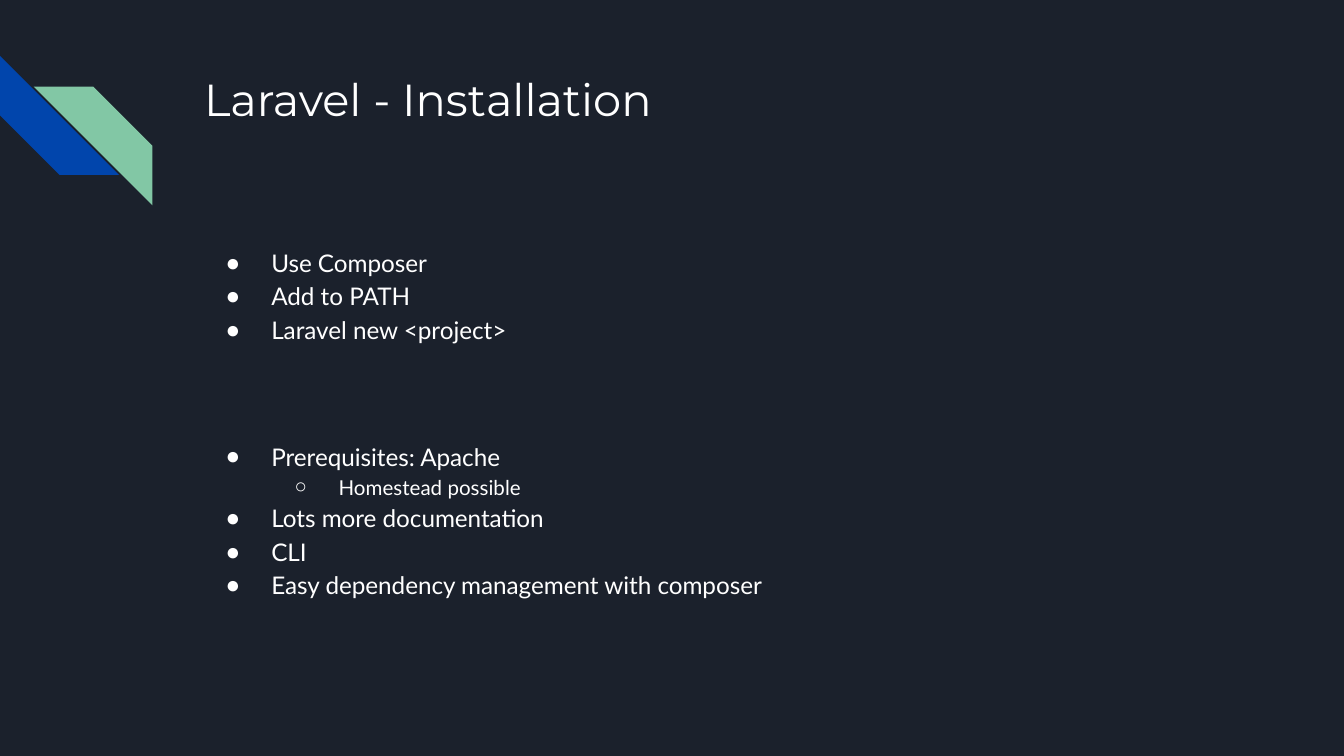
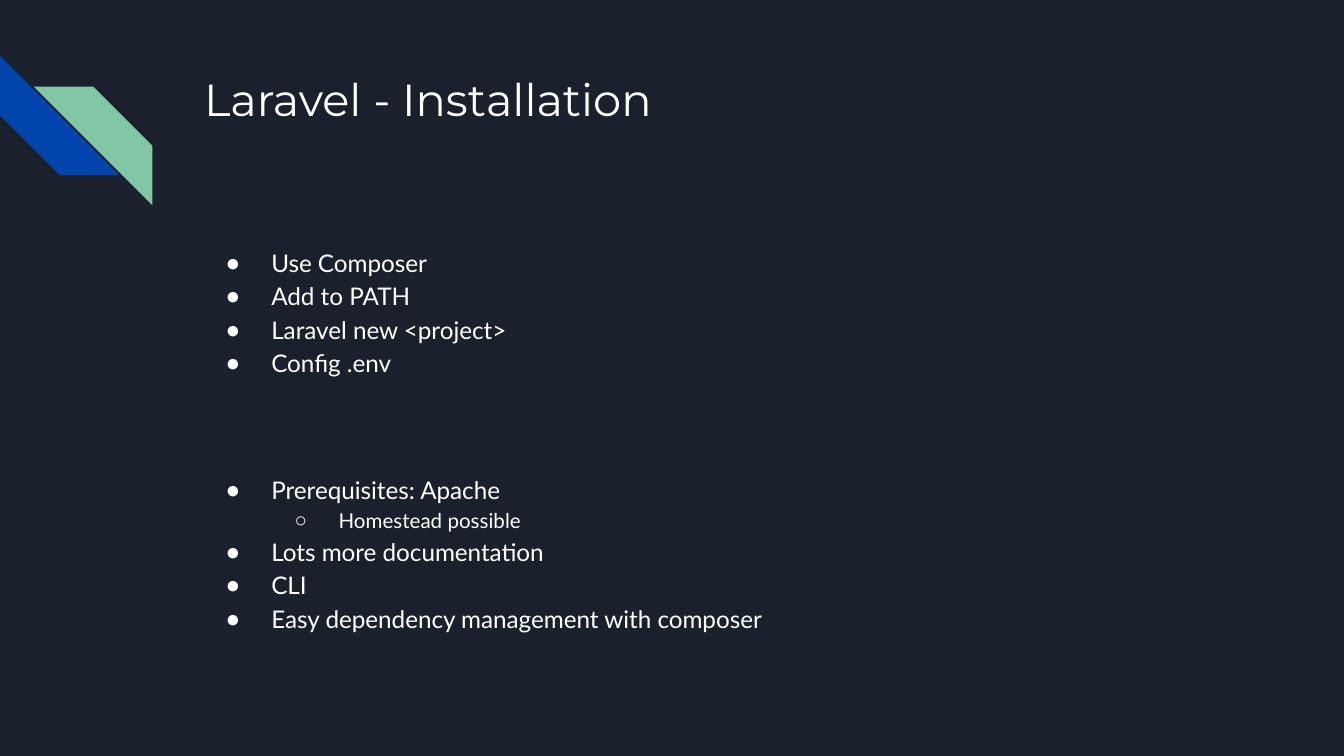
Before and after one commit to Tymodk/Comparative-Study, a slide deck: slide 5 of Laravel vs CodeIgniter.pptx. Drawn at 1344x756 pixels with LibreOffice and Linux fonts; fonts in the diff are those of the drawing. Boxes give left, top, right and bottom in pixels: in the first picture for what was removed or moved away, otherwise in the second. Text is boxed around its words. In the diff, an @@ line names an element or a change of style, - is before the commit and + after.

```diff
--- a/Laravel vs CodeIgniter.pptx
+++ b/Laravel vs CodeIgniter.pptx
@@ text at box(271, 354, 391, 377): paragraph added @@
+● Config .env
```
Also in this commit, not shown: 3 other slides changed, 4 slides added, 3 other files.
